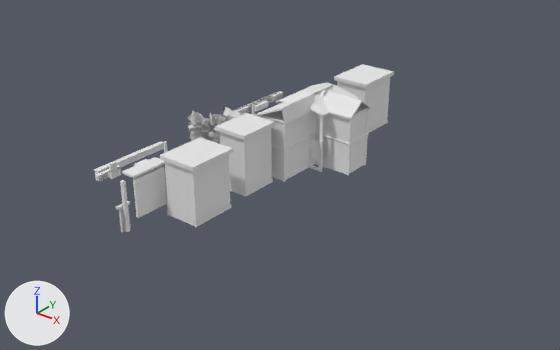
The OBJ model projects/hichaukitoden-game/assets/environments/st_maria_town/cortico_modelled/environment.obj: old version first, new version second.
Rendered twice from a 50 mm lens placed at (60.6, -44.3, 33.1), pointed at (15.8, 11.7, -1.6). Every picture has the same lights, and +X, +Y and +Z are marked at lower left. The picture after the commit comes second. Where no turn or scale is listed for an object, it has been applied to the vertices.

In view in the first picture: 'environment'.
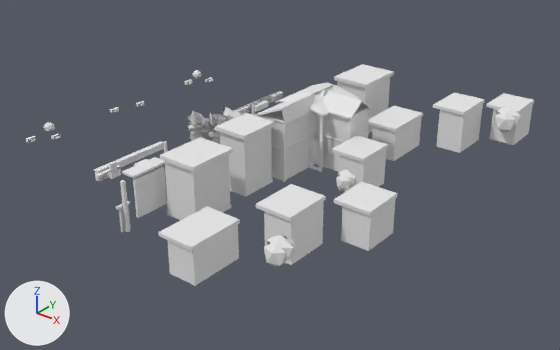
What differs and where, as boxes (x1, y1, x2, y2) in the pictures (560 x 350 px):
'environment', reshaped (69% wider, 31% taller): before (94, 64, 394, 233); after (26, 64, 534, 286)
part 1 of me_environment, added: after (158, 206, 240, 251)
part 2 of me_environment, added: after (256, 184, 326, 221)
part 3 of me_environment, added: after (334, 182, 397, 216)
part 4 of me_environment, added: after (368, 106, 423, 132)
part 5 of me_environment, added: after (433, 92, 485, 115)
part 6 of me_environment, added: after (486, 93, 534, 114)
part 7 of me_environment, added: after (332, 135, 388, 162)
part 8 of me_environment, added: after (167, 149, 396, 286)
part 9 of me_environment, added: after (372, 104, 533, 161)
part 10 of me_environment, added: after (185, 70, 213, 85)
part 11 of me_environment, added: after (29, 122, 60, 142)
part 12 of me_environment, added: after (110, 101, 145, 113)

What changed in the scene script:
```text
Change me_environment:
    used by ob_environment; location = (0.0, 0.0, 0.0)
    remove me_environment.from_pydata(...)  # 3023 vertices, 3400 faces; spans x 3.1..23.3, y -8.2..27.7, z -0.1..7.6
    add me_environment.from_pydata(...)  # 3467 vertices, 3956 faces; spans x -9.0..33.4, y -10.1..34.4, z -0.1..7.6
    me_environment part 1: a new loose piece, a box spanning x 21.4..24.9, y -10.07..-4.73, z 3.15..3.49, in mat_environmentbakedatlas (white #e7e7e7)
    me_environment part 2: a new loose piece, a box spanning x 25.3..28.8, y -3.27..1.27, z 4.05..4.39, in mat_environmentbakedatlas (white #e7e7e7)
    me_environment part 3: a new loose piece, a box spanning x 28.9..32.4, y 2.33..6.48, z 3.35..3.69, in mat_environmentbakedatlas (white #e7e7e7)
    me_environment part 4: a new loose piece, a box spanning x 21.4..24.9, y 18.62..24.18, z 3.25..3.59, in mat_environmentbakedatlas (white #e7e7e7)
    me_environment part 5: a new loose piece, a box spanning x 25.7..29.2, y 24.62..29.38, z 4.25..4.59, in mat_environmentbakedatlas (white #e7e7e7)
    me_environment part 6: a new loose piece, a box spanning x 29.2..32.7, y 30.03..34.38, z 3.55..3.89, in mat_environmentbakedatlas (white #e7e7e7)
    me_environment part 7: a new loose piece, a box spanning x 23.3..26.8, y 9.93..14.07, z 3.65..3.99, in mat_environmentbakedatlas (white #e7e7e7)
    me_environment part 8: 120 vertices added at x 22.1..32.3, y -9.9..13.9, z 0.0..4.4
    me_environment part 9: 76 vertices added at x 22.1..33.4, y 18.8..34.2, z 0.0..4.5
    me_environment part 10: 68 vertices added at x -9.0..-6.4, y 22.3..25.8, z 0.0..1.3
    me_environment part 11: 52 vertices added at x -9.0..-6.4, y -1.3..2.1, z 0.0..1.3
    me_environment part 12: 32 vertices added at x -8.2..-6.8, y 9.8..14.2, z 0.0..0.3
    other edits to the shape of me_environment do not show in these pictures
```
